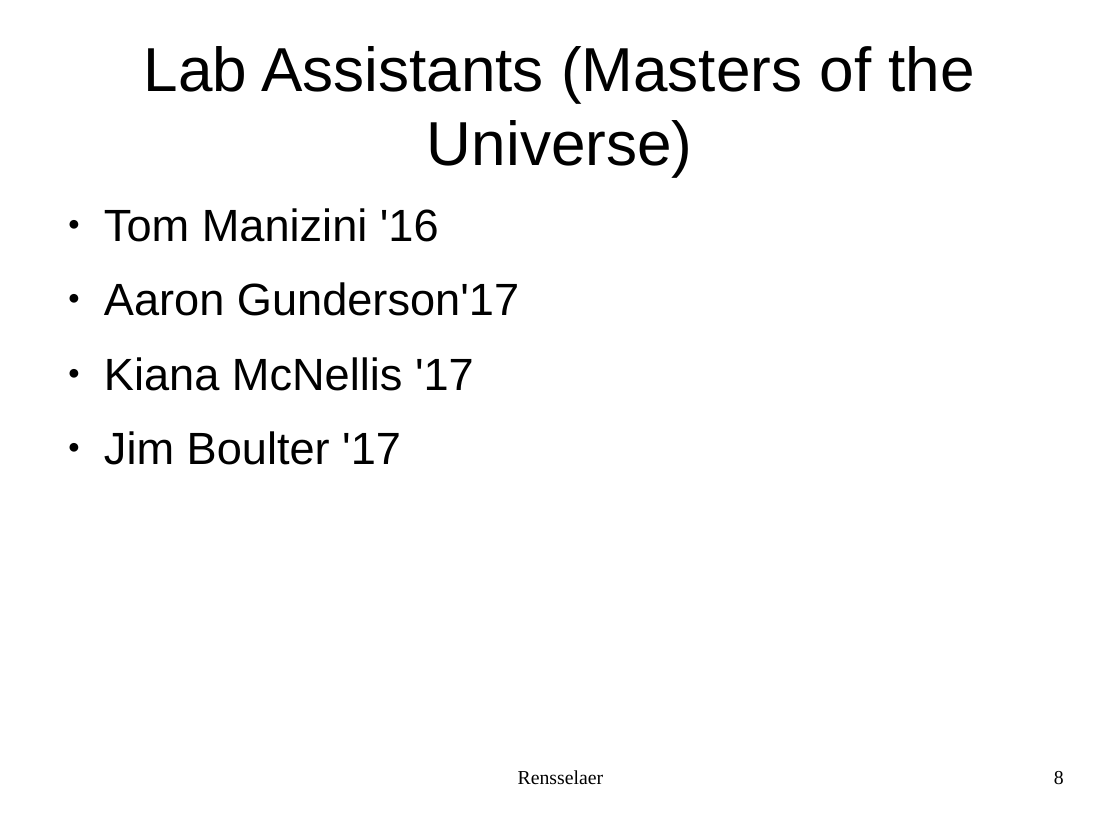
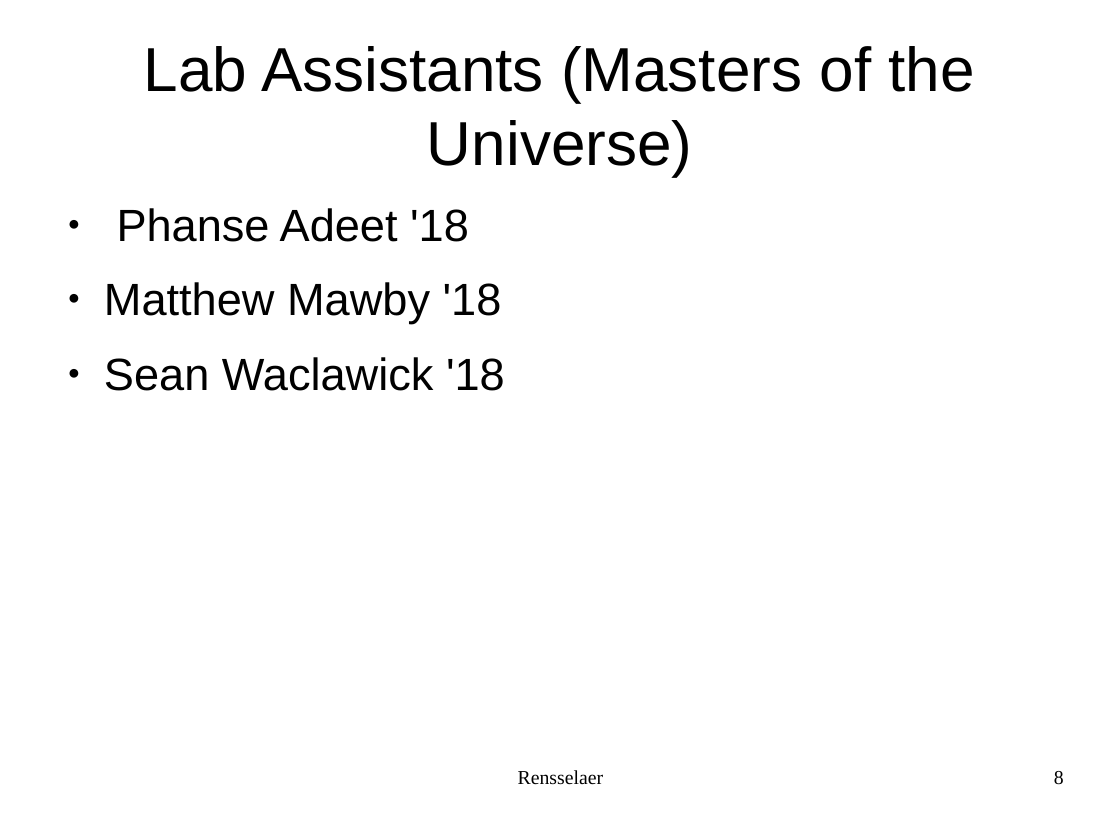
Before and after one commit to rcos/CSCI2961-01-Fall2016, a slide deck: slide 8 of Lectures/Lecture-1-1.odp. Drawn at 1120x840 pixels with LibreOffice and Linux fonts; fonts in the diff are those of the drawing. Boxes give left, top, right and bottom in pixels: in the first picture for what was removed or moved away, otherwise in the second. Text is boxed around its words. In the diff, an @@ line names an element or a change of style, - is before the commit and + after.

Commit message:
Lecture 1 updated

```diff
--- a/Lectures/Lecture-1-1.odp
+++ b/Lectures/Lecture-1-1.odp
@@ text at box(104, 208, 505, 391): text changed @@
-● Tom Manizini '16
-● Aaron Gunderson'17
-● Kiana McNellis '17
-● Jim Boulter '17
+● Phanse Adeet '18
+● Matthew Mawby '18
+● Sean Waclawick '18
```
Also in this commit, not shown: 3 other slides changed, 5 other files.
